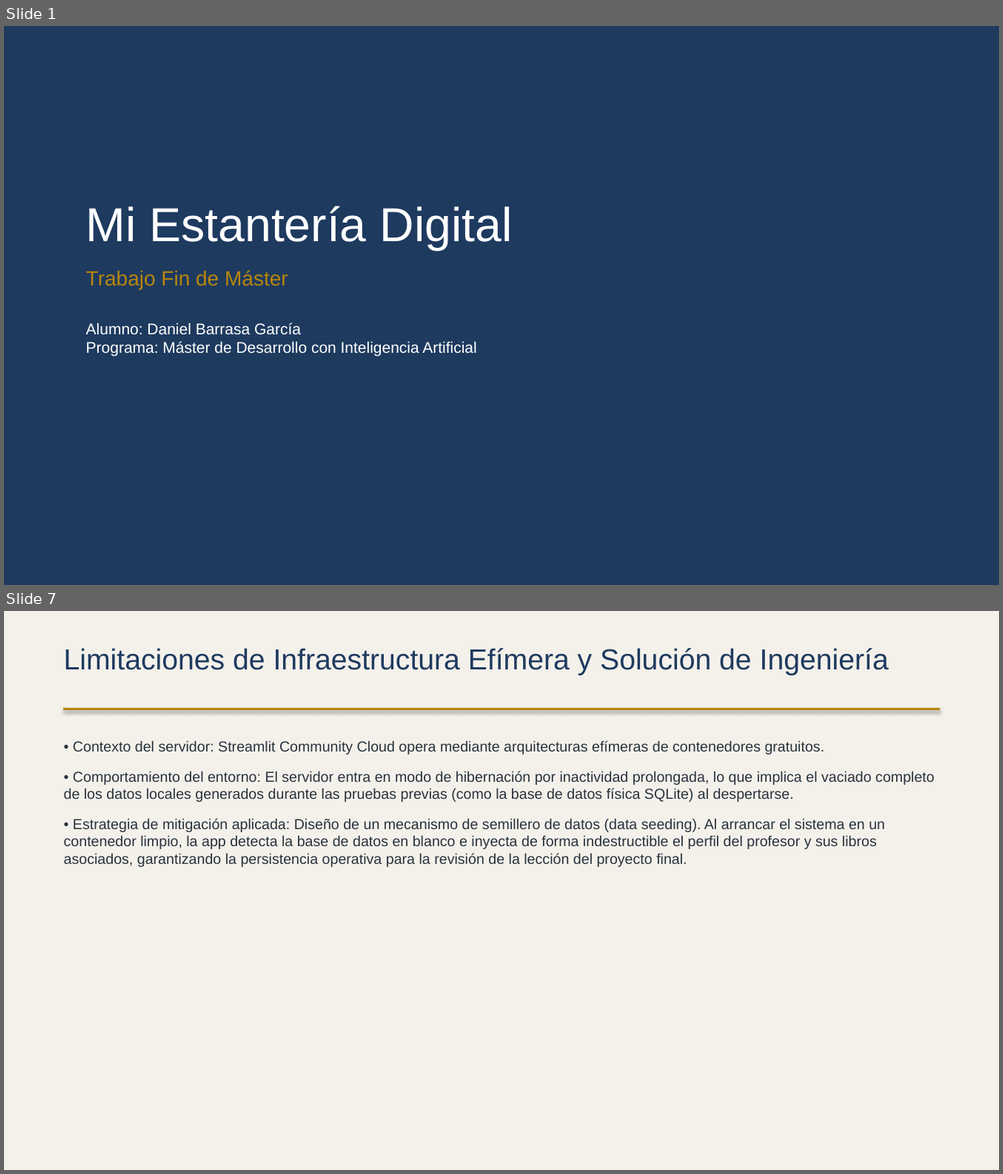
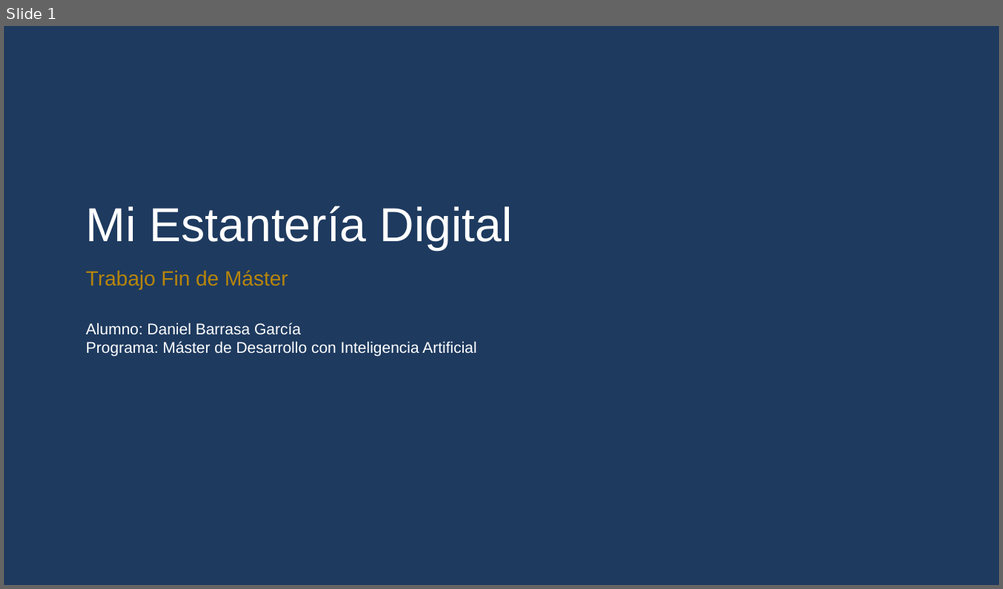
Before and after one commit to dabarra/Mi-Estanteria-Digital, a slide deck: Presentacion_TFM_Daniel_Barrasa.pptx. Shown one above the other, each under a label of ours: slides 1 and 7 before the commit, slide 1 after it; the slides between them are not shown. The pictures are 1003x1174 and 1003x589 pixels, drawn with LibreOffice and Linux fonts; fonts in the diff are those of the drawing. Boxes give left, top, right and bottom in pixels: in the first picture for what was removed or moved away, otherwise in the second. Text is boxed around its words. In the diff, an @@ line names an element or a change of style, - is before the commit and + after.

Commit message:
docs: actualizar presentación ejecutiva del TFM a la versión premium v3 - Incorporada la justificación metodológica de la persistencia y el enfoque PMV asistido por IA. - Añadida nueva sección con la estrategia de testing (pruebas unitarias, control de concurrencia y validación de contramedidas). - Documentadas las métricas de rendimiento del semillero automatizado (<1.5s) y de compresión multimedia de Pillow (~45%). - Establecida la hoja de ruta evolutiva a largo plazo (PostgreSQL, Amazon S3 y recomendador semántico de lecturas basado en LLMs).

```diff
--- a/Presentacion_TFM_Daniel_Barrasa.pptx
+++ b/Presentacion_TFM_Daniel_Barrasa.pptx
@@ slide 7 removed at [4, 611, 999, 1170], background #F4F1EB @@
@@ text removed at [64, 648, 888, 675] @@
-Limitaciones de Infraestructura Efímera y Solución de Ingeniería
@@ rectangle removed at [64, 708, 939, 710] @@
@@ text removed at [64, 741, 934, 867] @@
-• Contexto del servidor: Streamlit Community Cloud opera mediante arquitecturas efímeras de contenedores gratuitos.
-• Comportamiento del entorno: El servidor entra en modo de hibernación por inactividad prolongada, lo que implica el vaciado completo de los datos locales generados durante las pruebas previas (como la base de datos física SQLite) al despertarse.
-• Estrategia de mitigación aplicada: Diseño de un mecanismo de semillero de datos (data seeding). Al arrancar el sistema en un contenedor limpio, la app detecta la base de datos en blanco e inyecta de forma indestructible el perfil del profesor y sus libros asociados, garantizando la persistencia operativa para la revisión de la lección del proyecto final.
```
Also in this commit, not shown: 5 other slides changed, 3 slides added, 1 other slide removed.
